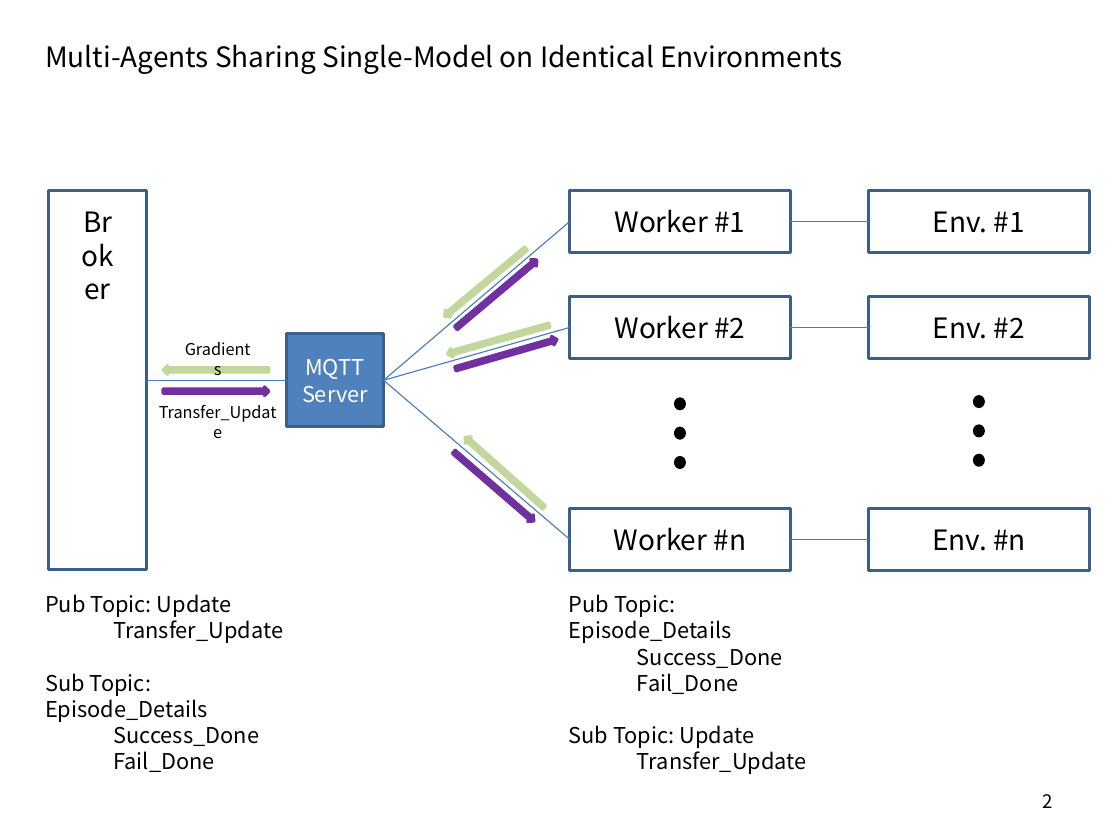
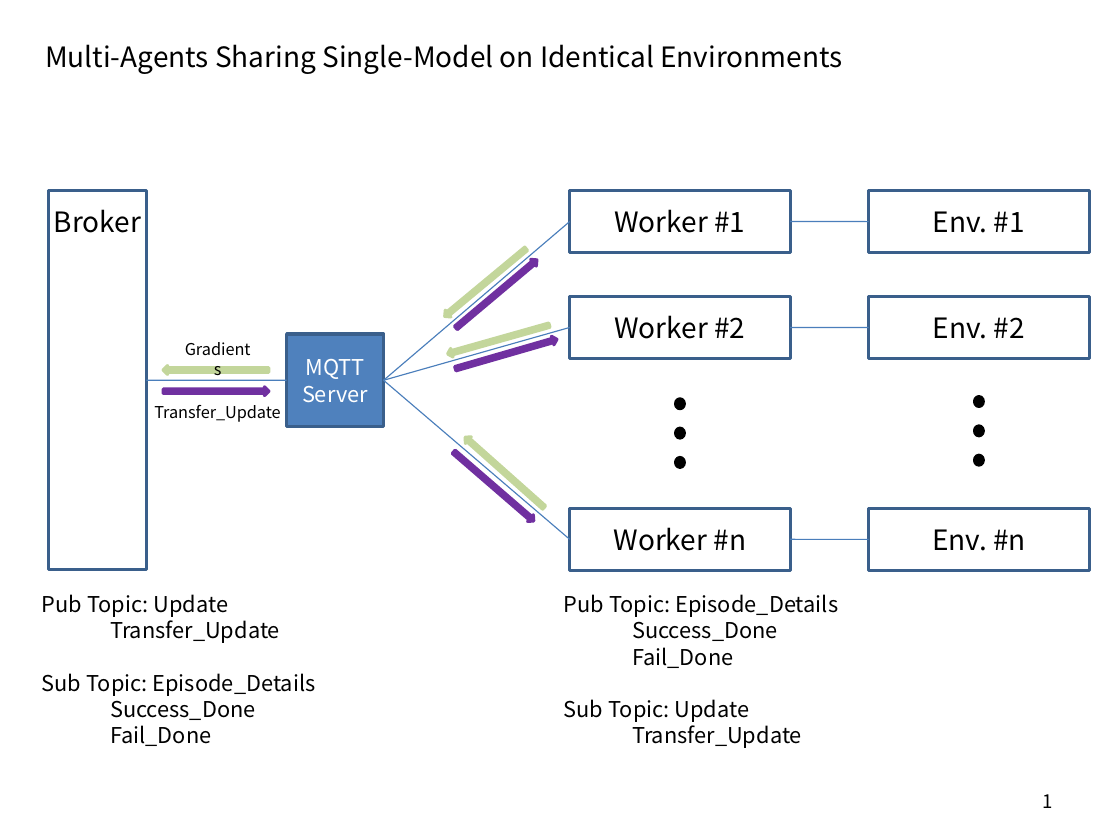
Before and after one commit to sr42-dev/federated-reinforcement-learning-cartpole, a slide deck: slide 1 of federatedRLCartpole/doc/figures.pptx (slide 2 before the commit). Drawn at 1120x840 pixels with LibreOffice and Linux fonts; fonts in the diff are those of the drawing. Boxes give left, top, right and bottom in pixels: in the first picture for what was removed or moved away, otherwise in the second. Text is boxed around its words. In the diff, an @@ line names an element or a change of style, - is before the commit and + after.

```diff
--- a/federatedRLCartpole/doc/figures.pptx
+++ b/federatedRLCartpole/doc/figures.pptx
@@ text "Broker" rewrapped from (x1=65, y1=199, x2=130, y2=244) to (x1=54, y1=209, x2=141, y2=233) @@
@@ text "Transfer_Update" rewrapped from (x1=113, y1=620, x2=283, y2=643) to (x1=154, y1=405, x2=280, y2=422) @@
@@ text "Pub Topic: Update" rewrapped from (x1=45, y1=594, x2=259, y2=772) to (x1=42, y1=594, x2=316, y2=746) @@
@@ text "Pub Topic: Episode_Details Success_Done" rewrapped from (x1=569, y1=594, x2=807, y2=774) to (x1=564, y1=594, x2=838, y2=748) @@
@@ page number at (x1=1043, y1=794, x2=1053, y2=808): text changed @@
-2
+1
```
Also in this commit, not shown: 1 slide removed, 19 other files.
